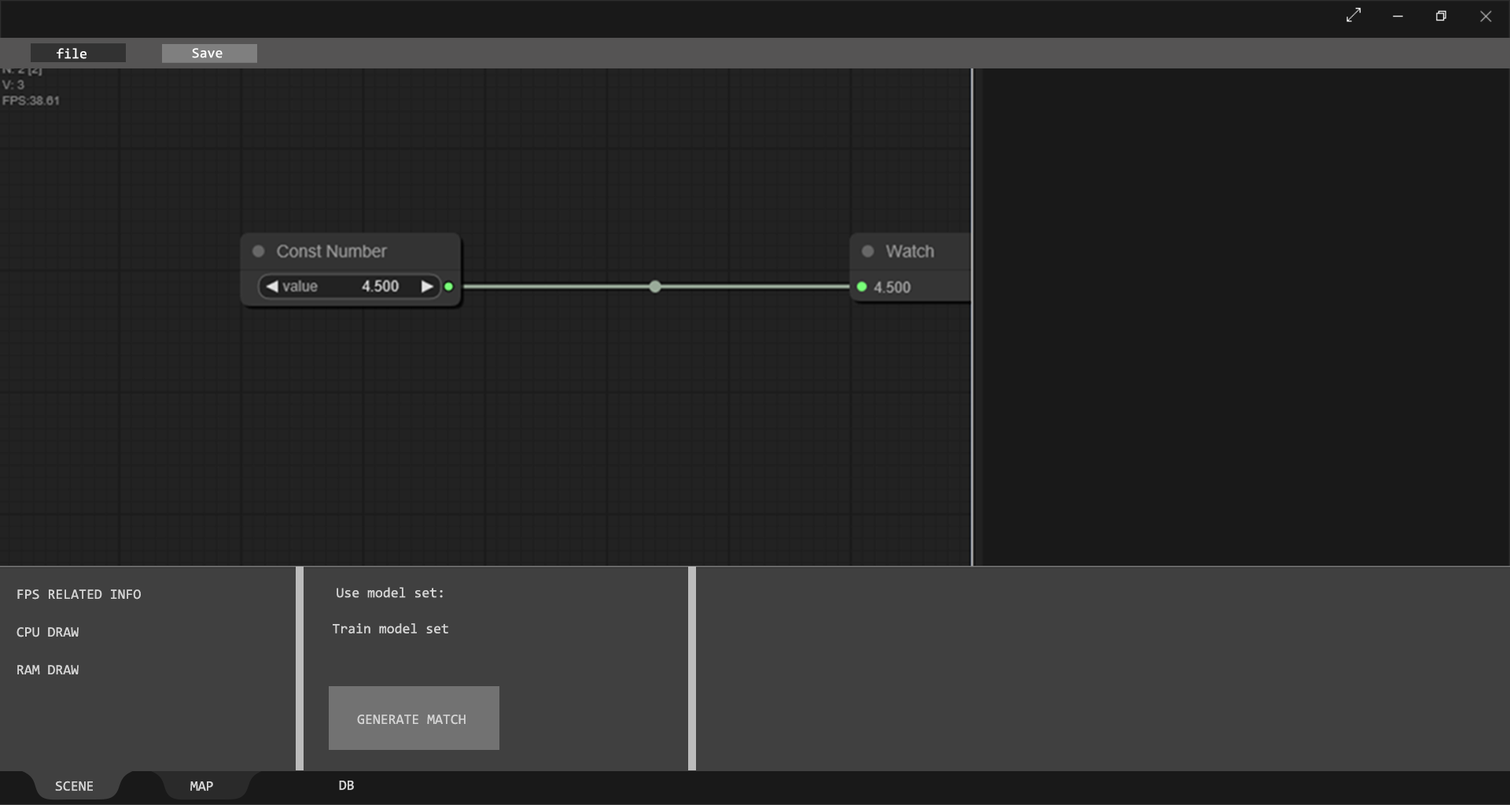
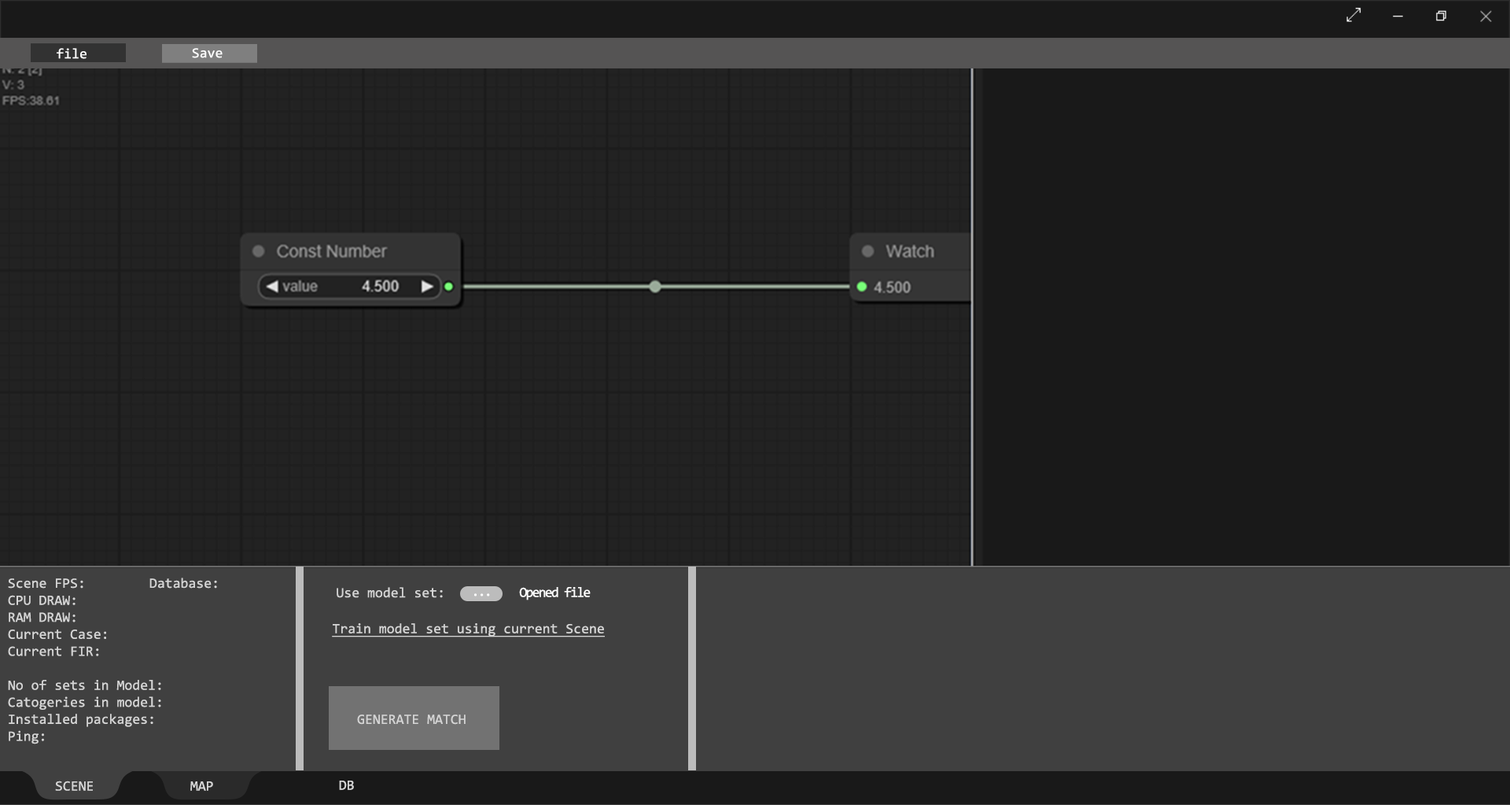
Before/after of a 1510×805 layered artwork. What changed in the layer stack:
added layer "Opened file" above "..." over [519, 586, 591, 601]
added layer "..." above "Rounded Rectangle 1" over [474, 593, 491, 597]
added layer "Rounded Rectangle 1" above "menu" over [460, 586, 503, 602]
renamed "FPS RELATED INFO CPU DRAW RAM DRAW" to "Scene FPS: Database: CPU DRAW: RAM DRAW: Current Cas", painted on it over [7, 577, 218, 745]
renamed "Train model set" to "Train model set using current Scene", painted on it over [331, 623, 605, 638]
